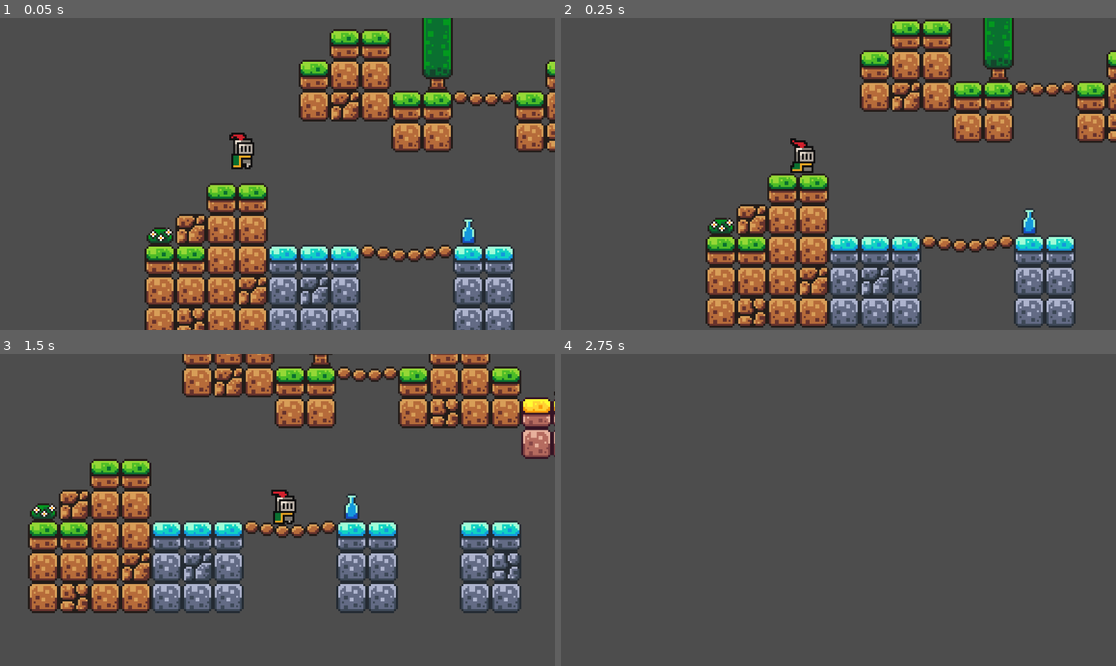
Above: before the commit, frames 1-4 (two rows, left to right).
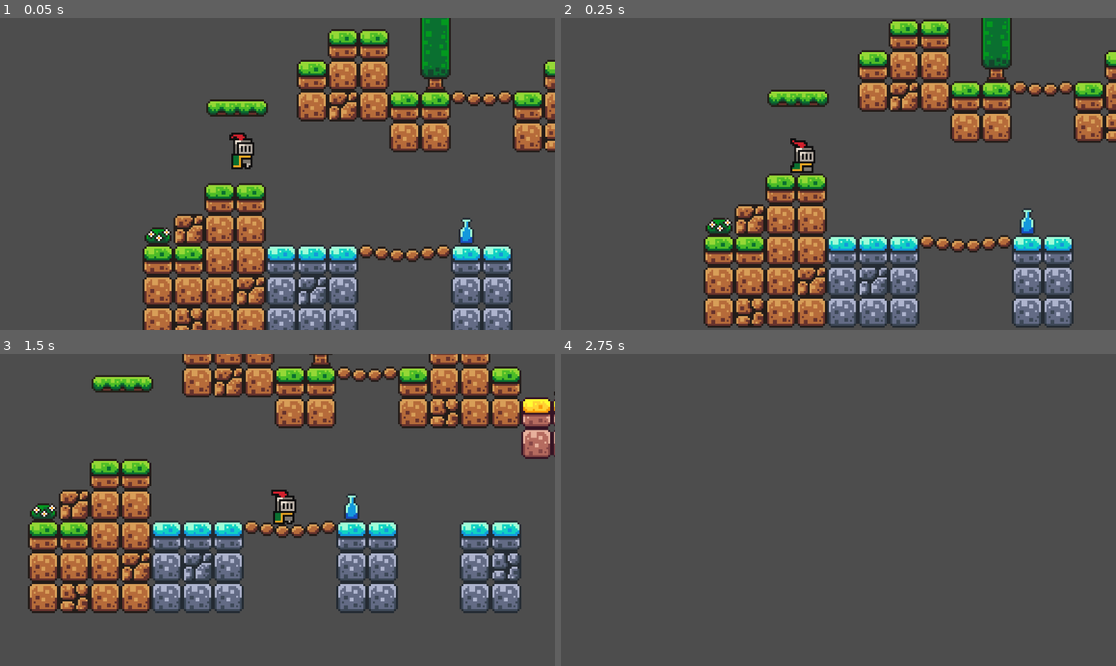
Above: after the commit, the same moments.

Repository: woliveira82/godot-brackeys-tutorial
Game: Godot game, scene res://scenes/game.tscn
The game is run twice, just before and just after one commit, with the same random seed, the same clock (stepped at 60 frames per second) and the same inputs.
Inputs:
- Up to frame 1 (0.05 s): no input
- Up to frame 2 (0.25 s): no input
- Up to frame 3 (1.5 s): tap Enter (ui_accept) at 0.5, 0.77 s; hold Right (ui_right) from 0.53 s (still down)
- Up to frame 4 (2.75 s): tap Enter (ui_accept) at 1.52 s; release Right (ui_right) at 2.03 s; hold Left (ui_left) from 2.03 s (still down)

The runs differ from the first frame. In frame 1, 12% of the frame differs, in the area x 25-100%, y 0-100%; in frame 2, 12%; in frame 3, 0.6%; in frame 4, nothing differs.

Commit message:
feat: add moving platform

Diff:
--- a/scenes/game.tscn
+++ b/scenes/game.tscn
@@ -1,7 +1,8 @@
-[gd_scene load_steps=5 format=3 uid="uid://duw4ad5dl3phc"]
+[gd_scene load_steps=9 format=3 uid="uid://duw4ad5dl3phc"]
 
 [ext_resource type="PackedScene" uid="uid://5xem6k5ih3ym" path="res://scenes/player.tscn" id="1_sdour"]
 [ext_resource type="Texture2D" uid="uid://ddyxuq4dr6m2d" path="res://assets/sprites/world_tileset.png" id="2_rgrxt"]
+[ext_resource type="PackedScene" uid="uid://44gmw3bibc3q" path="res://scenes/platform.tscn" id="3_poobs"]
 
 [sub_resource type="TileSetAtlasSource" id="TileSetAtlasSource_2y0ap"]
 texture = ExtResource("2_rgrxt")
@@ -407,6 +408,44 @@
 physics_layer_0/collision_layer = 1
 sources/0 = SubResource("TileSetAtlasSource_2y0ap")
 
+[sub_resource type="Animation" id="Animation_2pbmr"]
+resource_name = "move"
+length = 1.5
+loop_mode = 2
+tracks/0/type = "value"
+tracks/0/imported = false
+tracks/0/enabled = true
+tracks/0/path = NodePath(".:position")
+tracks/0/interp = 1
+tracks/0/loop_wrap = true
+tracks/0/keys = {
+"times": PackedFloat32Array(0, 1.5),
+"transitions": PackedFloat32Array(1, 1),
+"update": 0,
+"values": [Vector2(370, 52), Vector2(462, 52)]
+}
+
+[sub_resource type="Animation" id="Animation_m8fse"]
+length = 0.001
+tracks/0/type = "value"
+tracks/0/imported = false
+tracks/0/enabled = true
+tracks/0/path = NodePath(".:position")
+tracks/0/interp = 1
+tracks/0/loop_wrap = true
+tracks/0/keys = {
+"times": PackedFloat32Array(0),
+"transitions": PackedFloat32Array(1),
+"update": 0,
+"values": [Vector2(370, 52)]
+}
+
+[sub_resource type="AnimationLibrary" id="AnimationLibrary_oqnwh"]
+_data = {
+"RESET": SubResource("Animation_m8fse"),
+"move": SubResource("Animation_2pbmr")
+}
+
 [node name="Game" type="Node2D"]
 
 [node name="CharacterBody2D" parent="." instance=ExtResource("1_sdour")]
@@ -418,6 +457,19 @@
 position_smoothing_enabled = true
 
 [node name="TileMap" type="TileMap" parent="."]
+position = Vector2(-1, 0)
 tile_set = SubResource("TileSet_m53d6")
 format = 2
-layer_0/tile_data = PackedInt32Array(196609, 0, 0, 196610, 0 …(1332 unchanged characters)… , 196626, 262144, 1, 196625, 262144, 1, 196636, 131072, 2, 196637, 131072, 0, 262172, 131072, 1, 327708, 131072, 1, 327709, 131072, 1, 393245, 131072, 1, 458781, 131072, 1, 458780, 131072, 1, 458782, 131072, 1, 458783, 131072, 1, 393247, 131072, 1, 393246, 131072, 1, 327711, 131072, 1, 262173, 196608, 0, 327710, 196608, 1, 393244, 196608, 1, 65543, 0, 1, 65544, 0, 1, -65528, 0, 5, -131064, 0, 4, -196600, 0, 4, -262136, 0, 3, 16, 524288, 6, -131055, 327680, 3, -65519, 327680, 4, 17, 327680, 5, 131091, 327680, 8, 262174, 393216, 7, 262153, 0, 8, 327679, 65536, 6)
+layer_0/tile_data = PackedInt32Array(196609, 0, 0, 196610, 0 …(1332 unchanged characters)… , 196626, 262144, 1, 196625, 262144, 1, 65543, 0, 1, 65544, 0, 1, -65528, 0, 5, -131064, 0, 4, -196600, 0, 4, -262136, 0, 3, 16, 524288, 6, -131055, 327680, 3, -65519, 327680, 4, 17, 327680, 5, 131091, 327680, 8, 262153, 0, 8, 327679, 65536, 6, 262174, 131072, 1, 327710, 131072, 1, 393246, 196608, 1, 458782, 131072, 1, 327711, 131072, 1, 393247, 131072, 1, 458783, 131072, 1, 196638, 131072, 2, 196639, 131072, 0, 262175, 196608, 0, 262176, 393216, 7, 327712, 196608, 1, 393248, 131072, 1, 458784, 131072, 1, 327713, 131072, 1, 393249, 131072, 1, 458785, 131072, 1)
+
+[node name="Platform" parent="." instance=ExtResource("3_poobs")]
+position = Vector2(32, 9)
+
+[node name="Platform2" parent="." instance=ExtResource("3_poobs")]
+position = Vector2(370, 52)
+
+[node name="AnimationPlayer" type="AnimationPlayer" parent="Platform2"]
+libraries = {
+"": SubResource("AnimationLibrary_oqnwh")
+}
+autoplay = "move"
--- /dev/null
+++ b/scenes/platform.tscn
@@ -0,0 +1,17 @@
+[gd_scene load_steps=3 format=3 uid="uid://44gmw3bibc3q"]
+
+[ext_resource type="Texture2D" uid="uid://11e8yt24obcr" path="res://assets/sprites/platforms.png" id="1_tkx1f"]
+
+[sub_resource type="RectangleShape2D" id="RectangleShape2D_8lb4f"]
+size = Vector2(32, 8)
+
+[node name="Platform" type="AnimatableBody2D"]
+
+[node name="Sprite2D" type="Sprite2D" parent="."]
+texture = ExtResource("1_tkx1f")
+region_enabled = true
+region_rect = Rect2(16, 0, 32, 9)
+
+[node name="CollisionShape2D" type="CollisionShape2D" parent="."]
+shape = SubResource("RectangleShape2D_8lb4f")
+one_way_collision = true
--- a/scenes/player.tscn
+++ b/scenes/player.tscn
@@ -43,6 +43,7 @@
 radius = 5.09902
 
 [node name="Player" type="CharacterBody2D"]
+z_index = 5
 script = ExtResource("1_765t4")
 
 [node name="AnimatedSprite2D" type="AnimatedSprite2D" parent="."]
